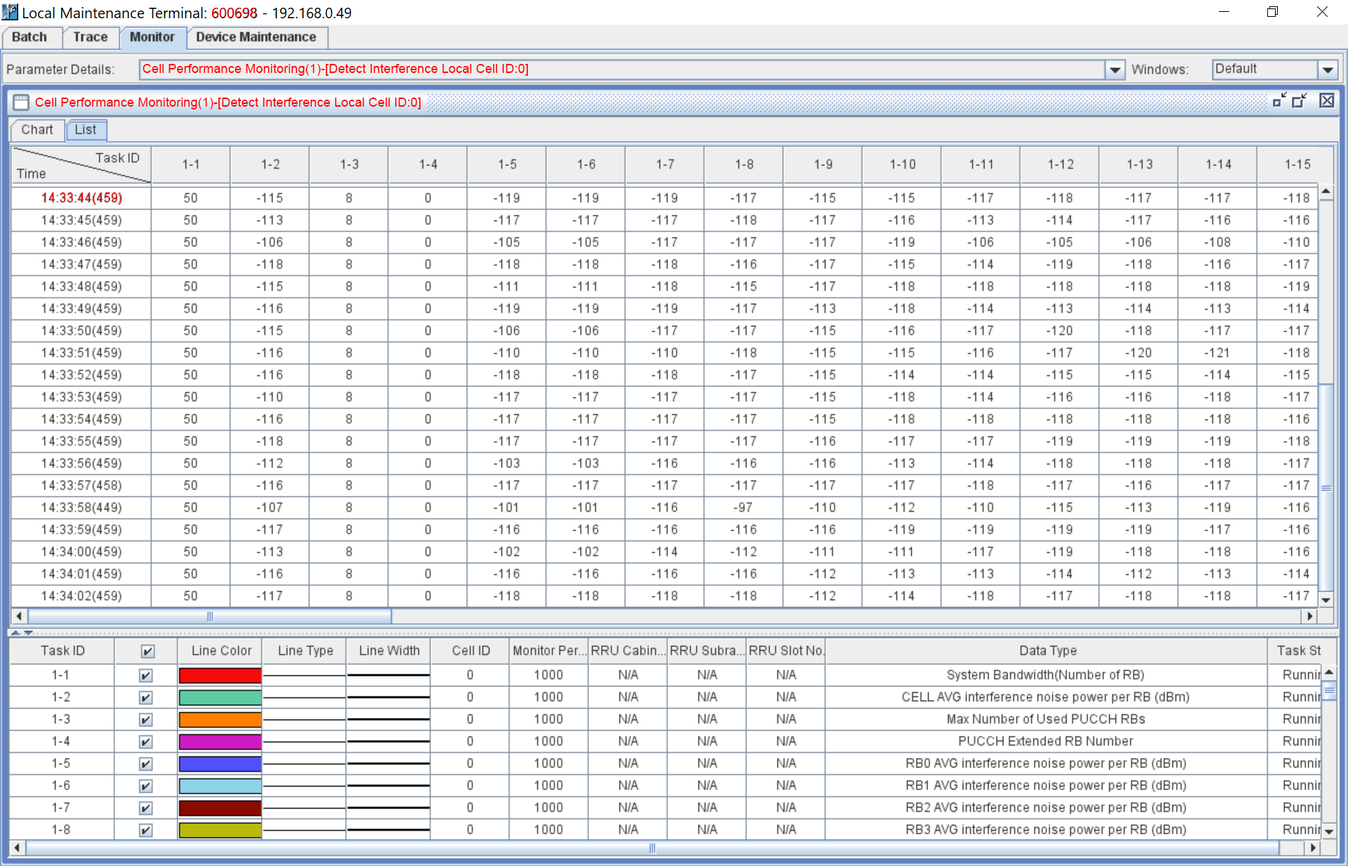
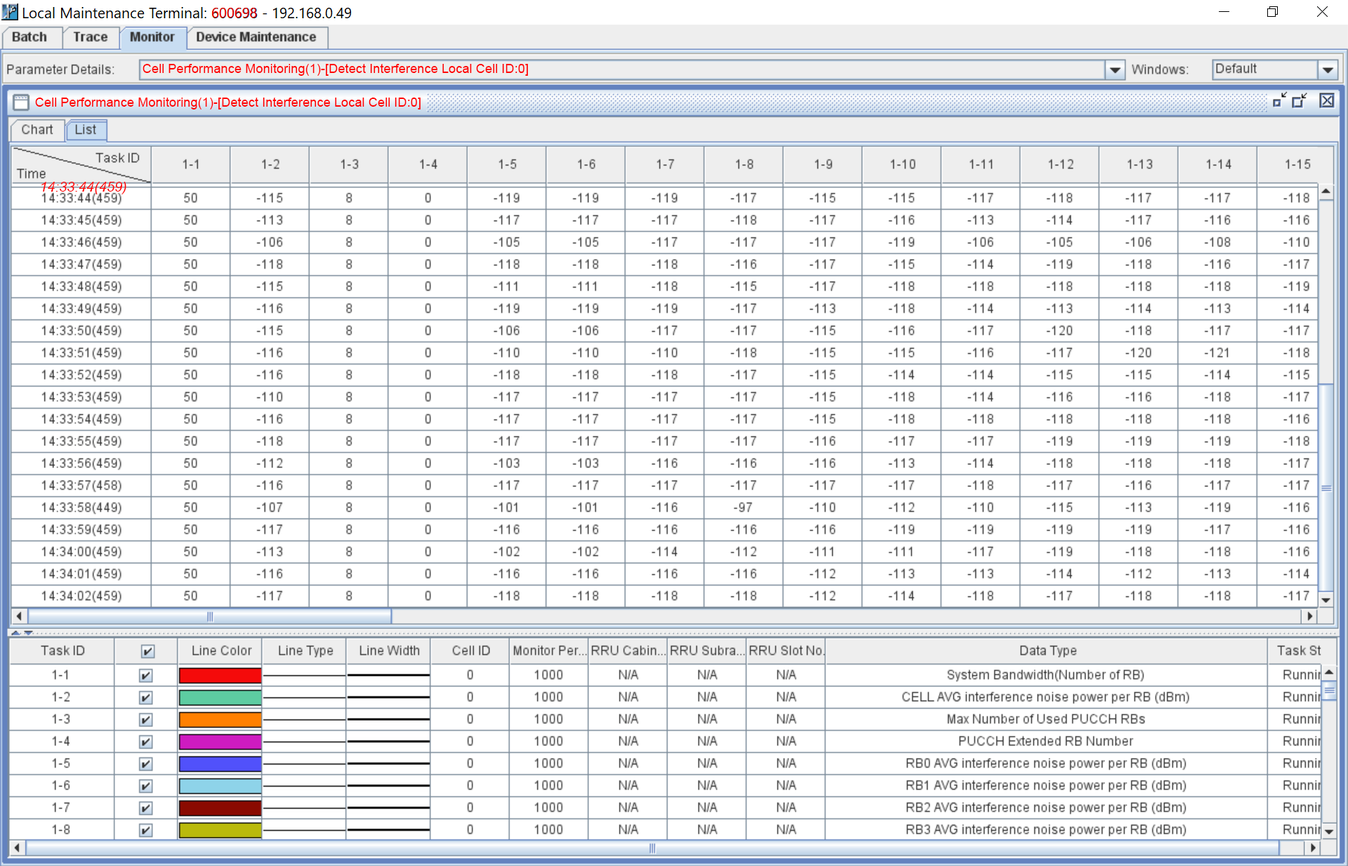
Layers edited between the first and the second w=1348, h=866 image:
painted on "14:33:44(459)" over [41, 181, 127, 205]
